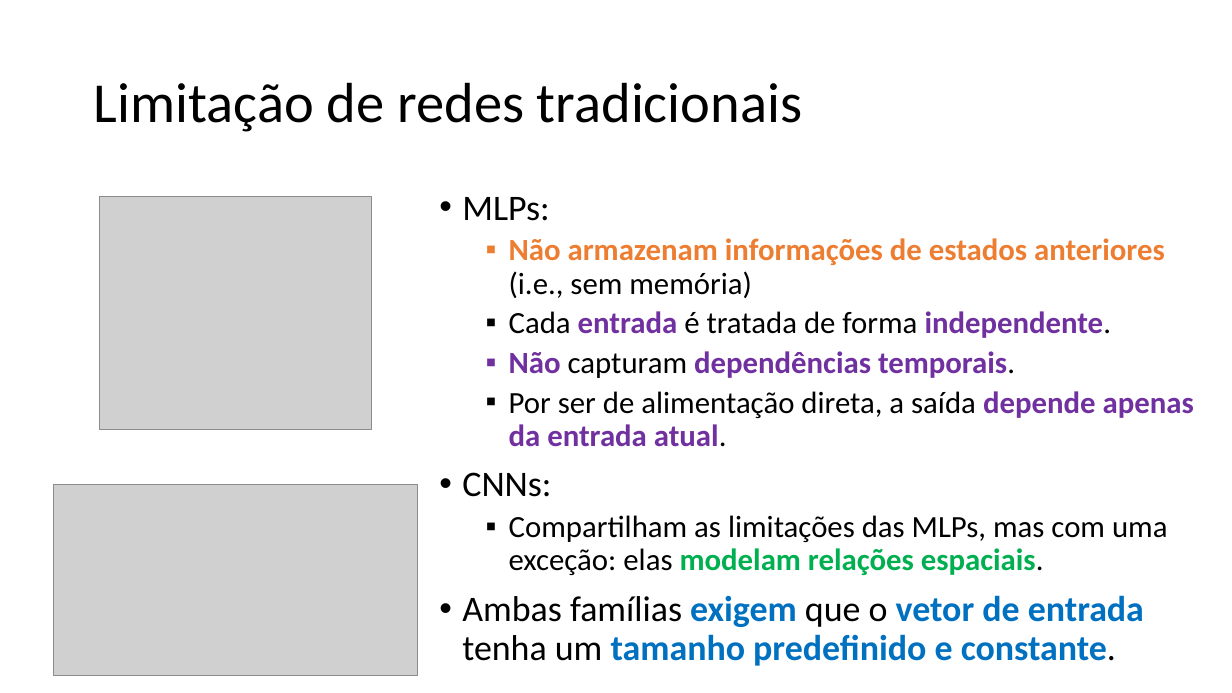
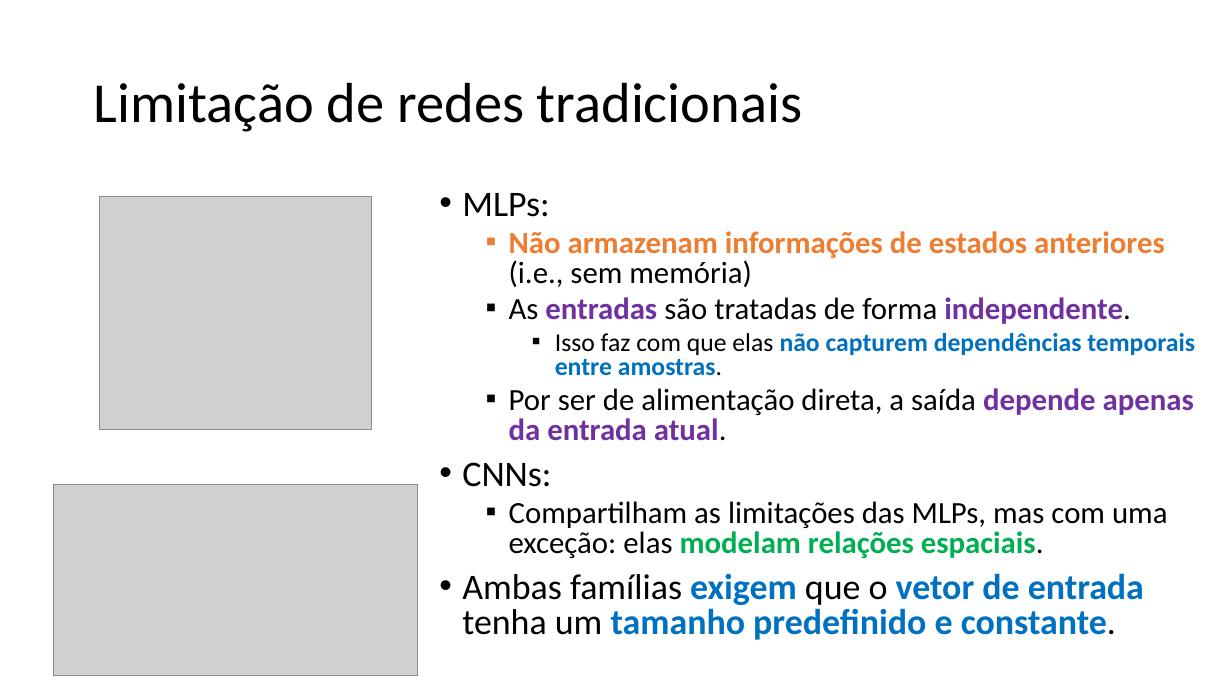
Before and after one commit to zz4fap/c24_inteligencia_artificial, a slide deck: slide 4 of slides/C24_RNN.pptx. Drawn at 1232x693 pixels with LibreOffice and Linux fonts; fonts in the diff are those of the drawing; grey boxes stand for pictures. Boxes give left, top, right and bottom in pixels: in the first picture for what was removed or moved away, otherwise in the second. Text is boxed around its words. In the diff, an @@ line names an element or a change of style, - is before the commit and + after.

```diff
--- a/slides/C24_RNN.pptx
+++ b/slides/C24_RNN.pptx
@@ text at bbox=[462, 193, 1194, 640]: line spacing 0.9 to 0.8 @@
@@ text at bbox=[509, 297, 1195, 376]: text changed; size 24 to 20 pt; text colour #7030A0 to #0070C0 @@
-  ▪ Cada entrada é tratada de forma independente.
-  ▪ Não capturam dependências temporais.
+  ▪ As entradas são tratadas de forma independente.
+    ▪ Isso faz com que elas não capturem dependências temporais entre amostras.
```
Also in this commit, not shown: 6 other slides changed, 5 slides added, 2 slides removed.
